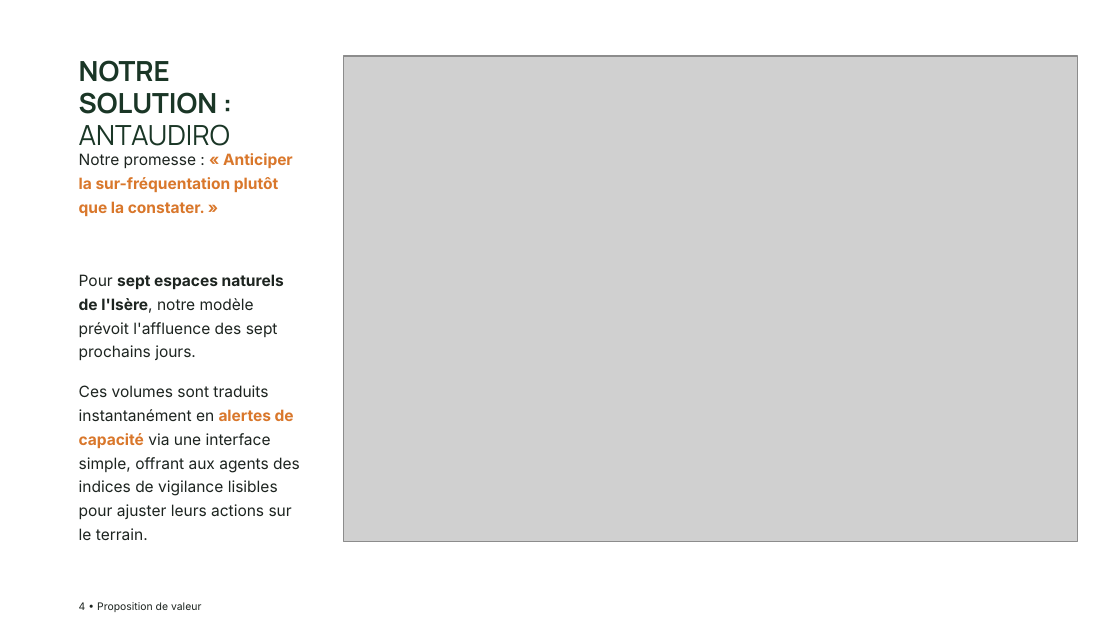
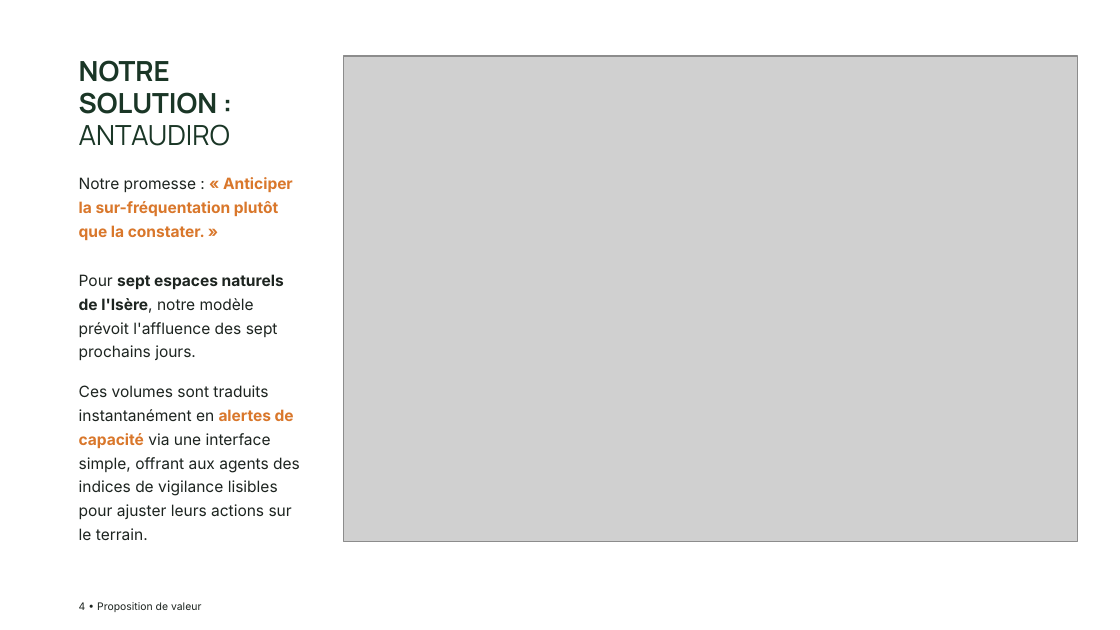
Before and after one commit to Claken/HACKATHON-DGE, a slide deck: slide 4 of livrable/Equipe 2 - Slides.pptx. Drawn at 1120x630 pixels with LibreOffice and Linux fonts; fonts in the diff are those of the drawing; grey boxes stand for pictures; background and template pictures are left out. Boxes give left, top, right and bottom in pixels: in the first picture for what was removed or moved away, otherwise in the second. Text is boxed around its words. In the diff, an @@ line names an element or a change of style, - is before the commit and + after.

```diff
--- a/livrable/Equipe 2 - Slides.pptx
+++ b/livrable/Equipe 2 - Slides.pptx
@@ text "Notre promesse : « Anticiper ...": place and size @@
-text "Notre promesse : « Anticiper ..." at (79,153,293,216)
+text "Notre promesse : « Anticiper ..." at (79,177,293,240)
```
Also in this commit, not shown: 3 other slides changed.
